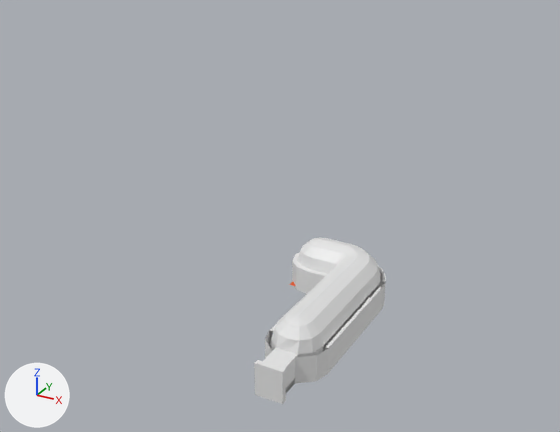
What one commit did to the Blender file Scenes/islands/volcano/volcano-dungeon/VolcanoDungeon.blend.
Both versions are drawn from a camera (50 mm lens) standing at (100.0, -189.0, 148.0) and looking at (-21.0, 30.0, 38.0). Arrows for +X, +Y and +Z are at lower left; the lights stay in place.

Names of what the first picture shows: 'Cube', 'Cube-col', 'Entrance_Wall-col'.
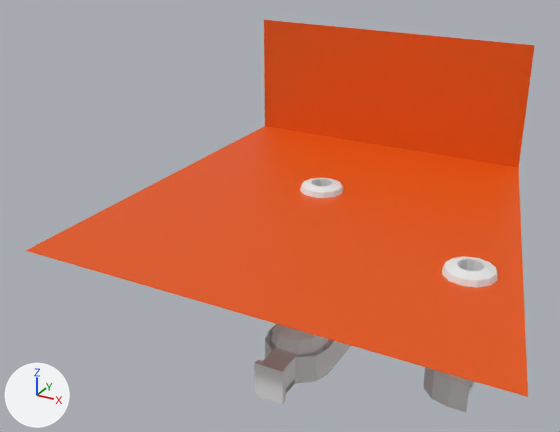
Commit message: Added level 2 and chamber 2

Pixel boxes [x1, y1, x2, y2] of what changed, in the pictures (560 x 432 px):
'LevelTwoLava', added (orange)
    after: [26, 20, 535, 397]
'Chamber2-col', added
    after: [423, 367, 476, 412]
'Tube2Top-col', added
    after: [442, 256, 498, 288]
'Tube1Top-col', added
    after: [300, 178, 344, 198]
'Cube-col', unchanged, covered by the edit
    before: [263, 237, 386, 393]
    after: [263, 179, 332, 393]
'Entrance_Wall-col', unchanged, covered by the edit
    before: [292, 252, 386, 373]
    after: [323, 339, 351, 373]

The change, as a diff of the scene's bpy script:
```diff
--- a/Scenes/islands/volcano/volcano-dungeon/VolcanoDungeon.blend.py
+++ b/Scenes/islands/volcano/volcano-dungeon/VolcanoDungeon.blend.py
@@ me_cylinder_001 @@
+me_cylinder_001.from_pydata(...)  # 76 vertices, 63 faces; spans x -2.28..2.47, y -2.4..2.4, z -2.0..12.7
@@ me_cube_008 @@
+me_cube_008.from_pydata(...)  # 48 vertices, 36 faces; spans x -8.4..8.4, y -8.4..8.4, z -28.0..2.0
@@ me_cube_003 @@
+me_cube_003.from_pydata(...)  # 35 vertices, 9 faces; spans x -60.0..98.0, y -93.0..61.0, z 0.0..50.0
+me_cube_003.materials.append(mat_material)  # orange #e75600
@@ me_cube_002 @@
+me_cube_002.from_pydata(...)  # 36 vertices, 24 faces; spans x -8.4..8.4, y -8.4..8.4, z -1.0..2.0
@@ ob_chamber2_col @@
+ob_chamber2_col = bpy.data.objects.new('Chamber2-col', me_cylinder_001)
+ob_chamber2_col.location = (50.0, 20.0, -1.0)
+ob_chamber2_col.scale = (4.8, 4.8, 1.0)
@@ ob_tube2top_col @@
+ob_tube2top_col = bpy.data.objects.new('Tube2Top-col', me_cube_008)
+ob_tube2top_col.location = (50.0, 20.0, 39.0)
@@ ob_leveltwolava @@
+ob_leveltwolava = bpy.data.objects.new('LevelTwoLava', me_cube_003)
+ob_leveltwolava.location = (-19.0, 60.0, 38.0)
@@ ob_tube1top_col @@
+ob_tube1top_col = bpy.data.objects.new('Tube1Top-col', me_cube_002)
+ob_tube1top_col.location = (-19.0, 60.0, 39.0)
```
